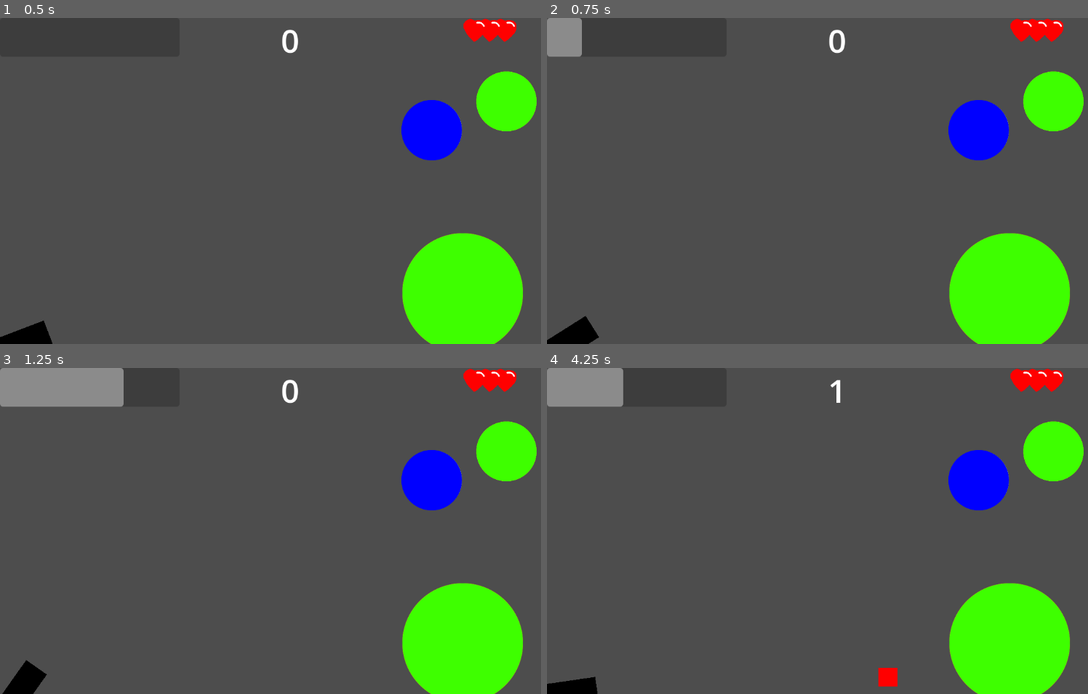
Above: before the commit, frames 1-4 (two rows, left to right).
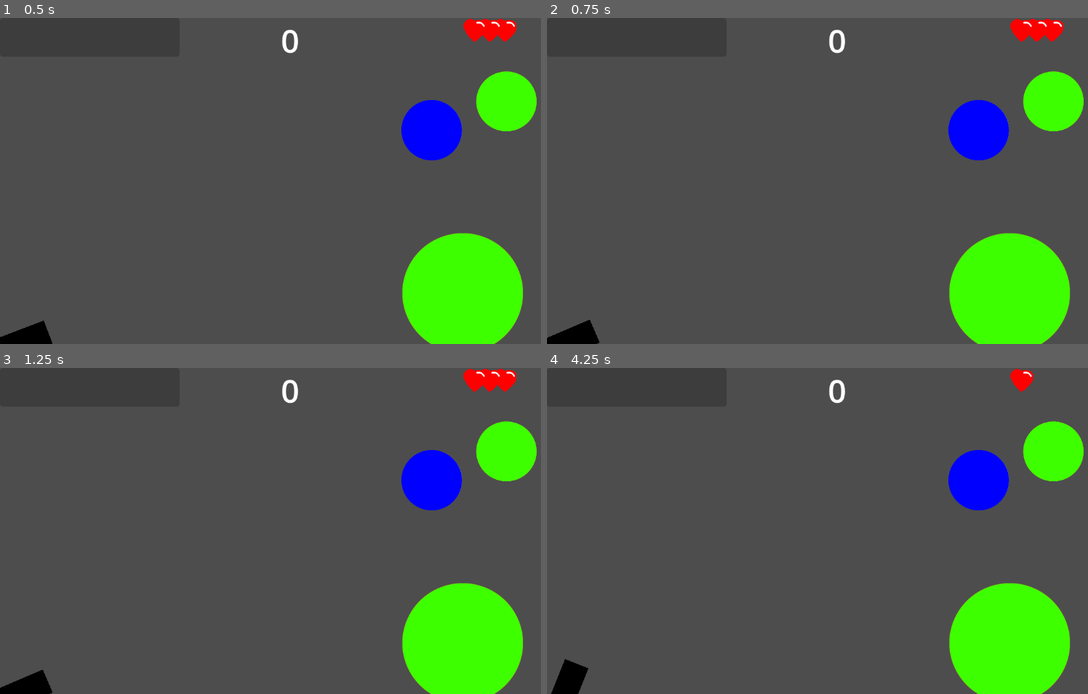
Above: after the commit, the same moments.

Repository: proJJ999/Ballon-Shooter
Game: Godot game, scene res://main.tscn
Same seed, same stepped clock (60 frames per second), same inputs: the game is played once before the commit and once after it.
Inputs:
- Up to frame 1 (0.5 s): no input
- Up to frame 2 (0.75 s): hold Space (shoot) from 0.53 s (still down)
- Up to frame 3 (1.25 s): keep holding Space (shoot)
- Up to frame 4 (4.25 s): release Space (shoot) at 1.28 s; tap Space (shoot) at 1.35, 2.85 s; hold Space (shoot) 2.03-2.78 s; hold Space (shoot) from 3.53 s (still down)

Frame 1 is identical in both runs. In frame 2, 0.8% of the frame differs, in the area x 0-10%, y 0-100%; in frame 3, 3.0%, in the area x 0-23%, y 0-100%; in frame 4, 2.8%.

Commit message:
Added simple state cases to cannon logic

Diff:
--- a/ballon_area.gd
+++ b/ballon_area.gd
@@ -2,17 +2,17 @@
 
 @export var ballon_scene: PackedScene
 
-var MIN_BALLON_X_POS
-var MAX_BALLON_X_POS
-var MIN_BALLON_Y_POS
-var MAX_BALLON_Y_POS
+var min_ballon_x_pos
+var max_ballon_x_pos
+var min_ballon_y_pos
+var max_ballon_y_pos
 
 # Called when the node enters the scene tree for the first time.
 func _ready():
-	MIN_BALLON_X_POS = get_window().size.x / 2 + 100
-	MAX_BALLON_X_POS = get_window().size.x - 100
-	MIN_BALLON_Y_POS = 100
-	MAX_BALLON_Y_POS = get_window().size.y - 100
+	min_ballon_x_pos = get_window().size.x / 2 + 100
+	max_ballon_x_pos = get_window().size.x - 100
+	min_ballon_y_pos = 100
+	max_ballon_y_pos = get_window().size.y - 100
 	spawn_ballons(3)
 
 func spawn_ballons(ballon_number):
@@ -21,8 +21,8 @@
 		var ballon = ballon_scene.instantiate()
 		var position_invalid = true
 		while(position_invalid):
-			ballon.position.x = randi_range(MIN_BALLON_X_POS, MAX_BALLON_X_POS)
-			ballon.position.y = randi_range(MIN_BALLON_Y_POS, MAX_BALLON_Y_POS)
+			ballon.position.x = randi_range(min_ballon_x_pos, max_ballon_x_pos)
+			ballon.position.y = randi_range(min_ballon_y_pos, max_ballon_y_pos)
 			ballon.change_size_level(randi_range(1, 3))
 			position_invalid = is_overlapping(ballon, ballons)
 		ballons.append(ballon)
--- a/main.gd
+++ b/main.gd
@@ -8,15 +8,11 @@
 	$Hud.show_game_over(false)
 
 func _process(delta):
-
 	update_progressbar()
 
-
-
-
 func update_progressbar():
-	var percentige = $ShootingCannon.get_shooting_percentage()
-	$Hud.update_progressbar(percentige)
+	var percentage = $ShootingCannon.get_shooting_percentage()
+	$Hud.update_progressbar(percentage)
 
 func _on_shooting_cannon_hit(body):
 	if body is Ballon:
@@ -28,4 +24,4 @@
 	$Hud.update_lifebar(lives)
 	if lives == 0:
 		$Hud.show_game_over(true)
-		set_process(false)
+		$ShootingCannon.set_process(false)
--- a/shooting_cannon.gd
+++ b/shooting_cannon.gd
@@ -4,8 +4,8 @@
 signal hit(body)
 
 @export var cannonball_scene: PackedScene
-
-var shootable = true
+enum States {MOVING, SHOOTING, WAITING}
+var state = States.MOVING
 
 var MIN_SHOOTING_FORCE = 3000
 var MAX_SHOOTING_FORCE = 8000
@@ -13,26 +13,34 @@
 var shooting_force_increase_speed = 5000
 
 func _process(delta):
-	if not shootable:
+	if state == States.MOVING:
+		if Input.is_action_pressed("shoot"):
+			$Cannon.set_process(false)
+		if Input.is_action_just_released("shoot"):
+			state = 1
+			return
+
+	if state == States.SHOOTING:
+		if Input.is_action_pressed("shoot"):
+			shooting_force += shooting_force_increase_speed * delta
+			shooting_force = clamp(shooting_force, MIN_SHOOTING_FORCE, MAX_SHOOTING_FORCE)
+		if Input.is_action_just_released("shoot"):
+			shoot()
+			$ShotCooldown.start()
+			shooting_force = MIN_SHOOTING_FORCE
+			state = 2
 		return
 
-	if Input.is_action_pressed("shoot"):
-		shooting_force += shooting_force_increase_speed * delta
-		shooting_force = clamp(shooting_force, MIN_SHOOTING_FORCE, MAX_SHOOTING_FORCE)
-	if Input.is_action_just_released("shoot"):
-		shoot()
-		shooting_force = MIN_SHOOTING_FORCE
+	if state == States.WAITING:
+		$Cannon.set_process(true)
+		await $ShotCooldown.timeout
+		state = 0
+		return
 
 func shoot():
-	shootable = false
-	$ShotCooldown.start()
-
 	var cannonball = create_cannonball()
 	var force = Vector2.UP.rotated($Cannon.rotation + PI / 2) * shooting_force
 	cannonball.apply_central_force(force)
-
-	await $ShotCooldown.timeout
-	shootable = true
 
 func create_cannonball():
 	var cannonball = cannonball_scene.instantiate()
